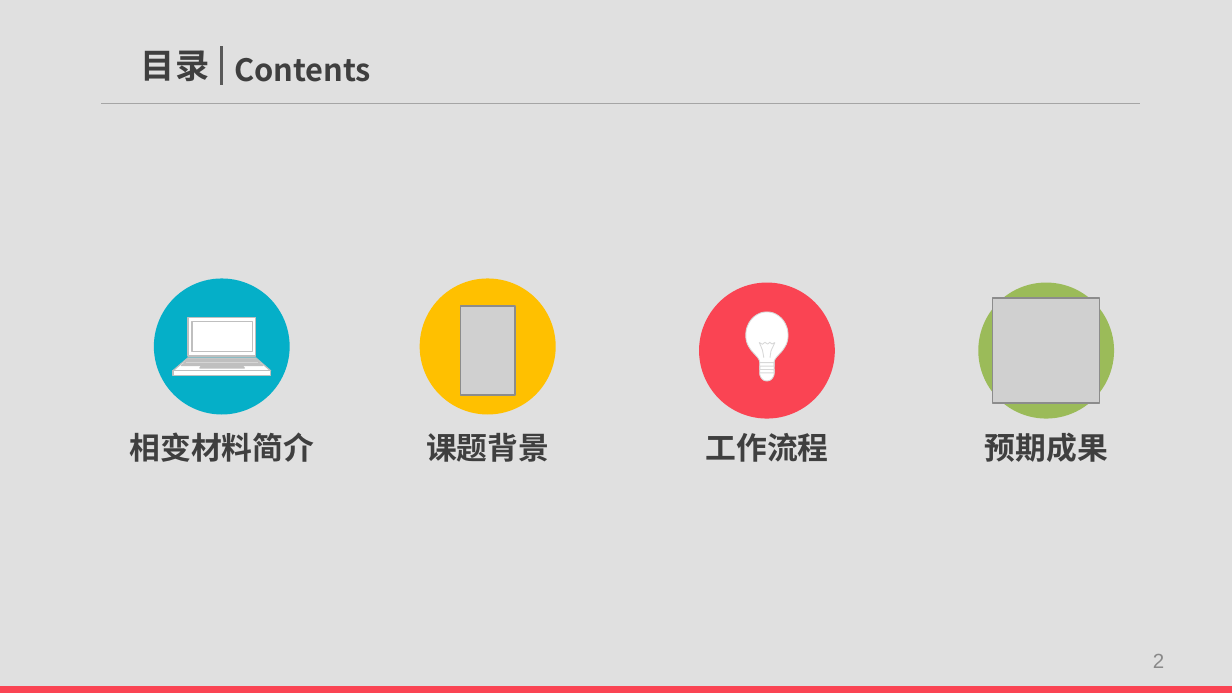
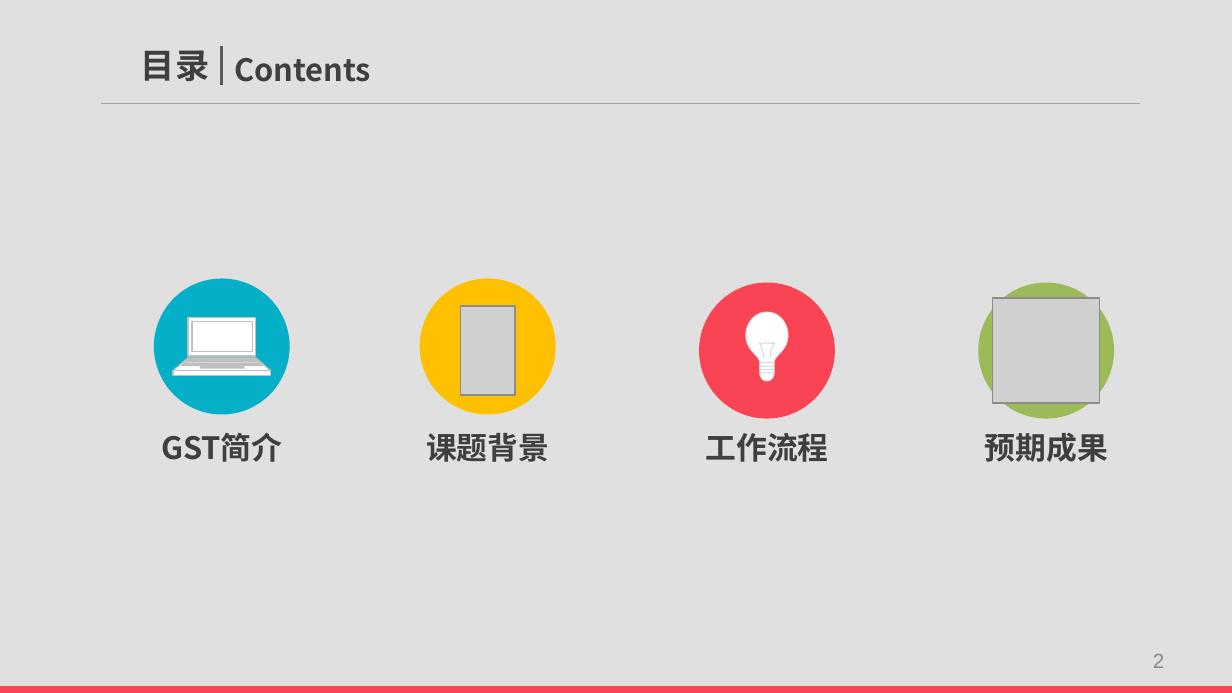
Before and after one commit to Linyu1Bai/ThuEE, a slide deck: slide 2 of Graduation/开题报告.pptx. Drawn at 1232x693 pixels with LibreOffice and Linux fonts; fonts in the diff are those of the drawing; grey boxes stand for pictures. Boxes give left, top, right and bottom in pixels: in the first picture for what was removed or moved away, otherwise in the second. Text is boxed around its words. In the diff, an @@ line names an element or a change of style, - is before the commit and + after.

```diff
--- a/Graduation/开题报告.pptx
+++ b/Graduation/开题报告.pptx
@@ text at bbox=[161, 432, 282, 462]: text changed @@
-相变材料简介
+GST简介
```
Also in this commit, not shown: 3 other slides changed, 3 slides added, 4 slides removed, 1 other file.
